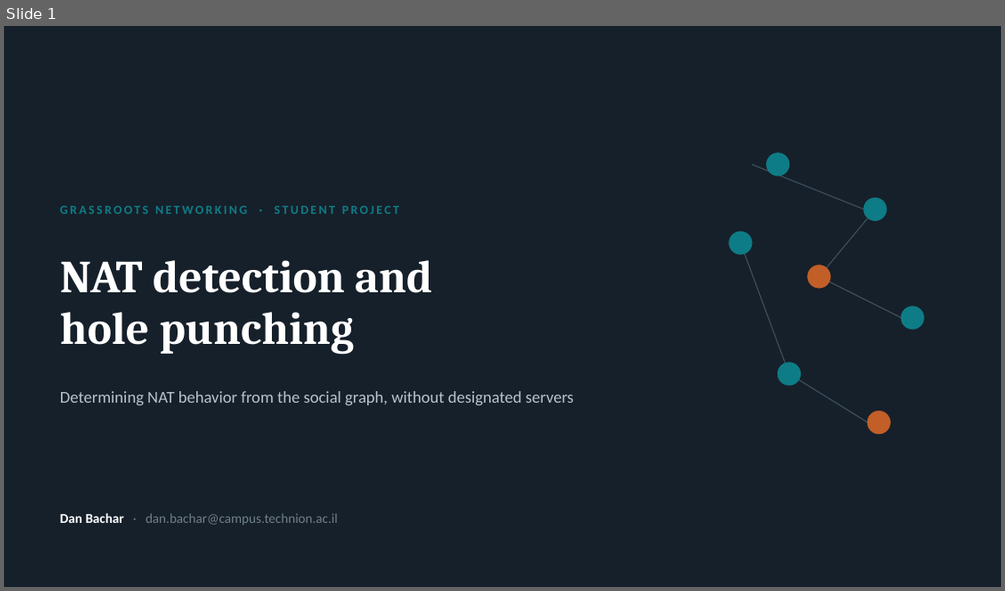
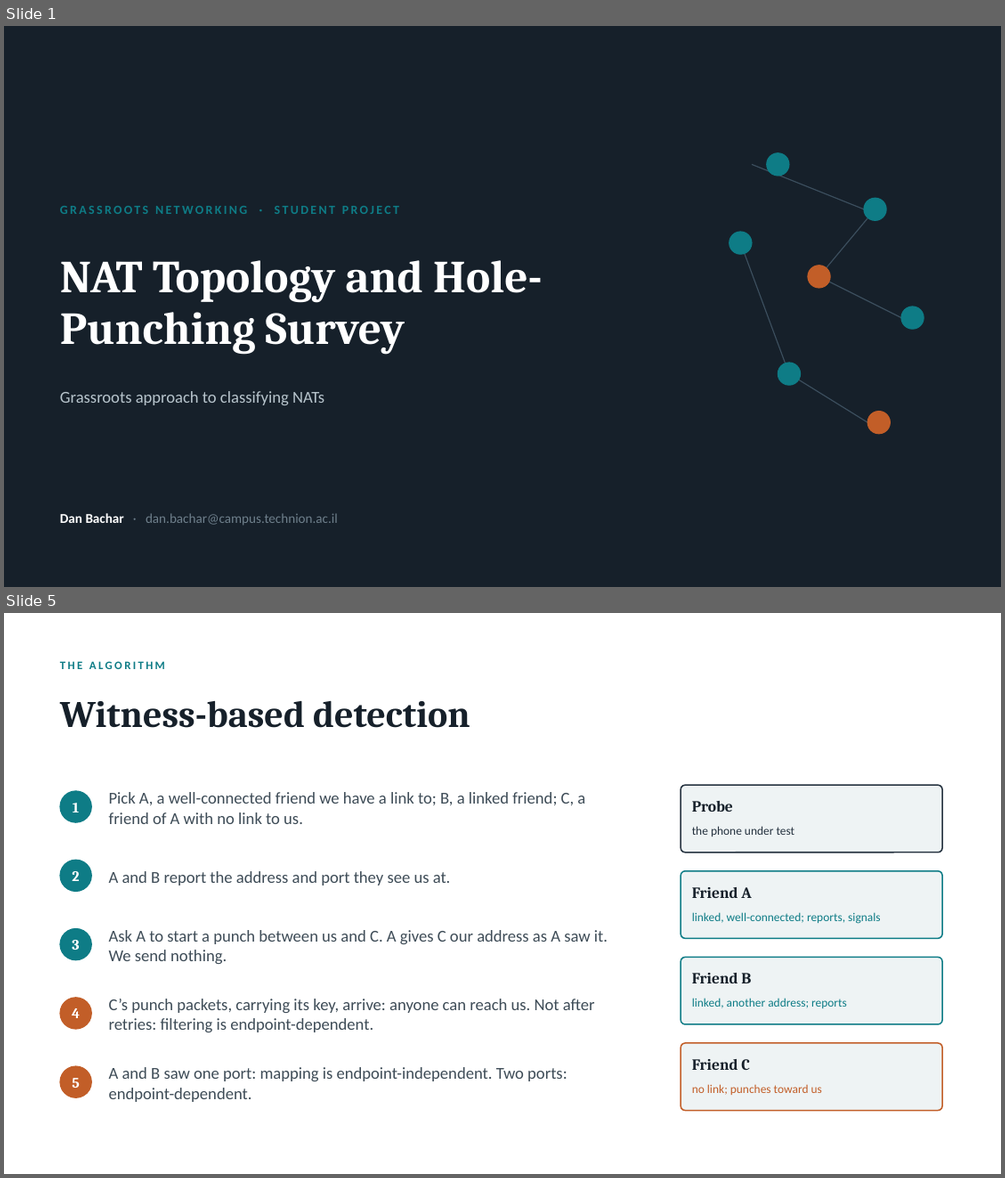
Before and after one commit to danbachar/grassroots-networking, a slide deck: docs/student-projects/grassroots-nat-project.pptx. Shown one above the other, each under a label of ours: slide 1 before the commit, slides 1 and 5 after it; the slides between them are not shown. The pictures are 1005x591 and 1005x1178 pixels, drawn with LibreOffice and Linux fonts; fonts in the diff are those of the drawing. Boxes give left, top, right and bottom in pixels: in the first picture for what was removed or moved away, otherwise in the second. Text is boxed around its words. In the diff, an @@ line names an element or a change of style, - is before the commit and + after.

```diff
--- a/docs/student-projects/grassroots-nat-project.pptx
+++ b/docs/student-projects/grassroots-nat-project.pptx
@@ slide 5 added at (x1=4, y1=613, x2=1001, y2=1174), background #FFFFFF @@
@@ text added at (x1=60, y1=661, x2=165, y2=669), 11 pt, text #0E7C86, bold @@
+THE ALGORITHM
@@ text added at (x1=60, y1=700, x2=470, y2=728), 36 pt, text #16202A, bold @@
+Witness-based detection
@@ ellipse added at (x1=60, y1=791, x2=91, y2=822), fill #0E7C86, outline #0E7C86 1 pt @@
@@ text added at (x1=109, y1=792, x2=585, y2=824), 16 pt, text #3E4C57 @@
+Pick A, a well-connected friend we have a link to; B, a linked friend; C, a friend of A with no link to us.
@@ rounded rectangle added at (x1=680, y1=785, x2=942, y2=852), fill #EEF3F4, outline #25323F 1.3 pt @@
@@ text added at (x1=73, y1=803, x2=79, y2=812), 14 pt, text #FFFFFF, bold @@
+1
@@ text added at (x1=692, y1=801, x2=733, y2=811), 15 pt, text #16202A, bold @@
+Probe
@@ text added at (x1=692, y1=826, x2=795, y2=836), 11.5 pt, text #25323F @@
+the phone under test
@@ ellipse added at (x1=60, y1=860, x2=91, y2=892), fill #0E7C86, outline #0E7C86 1 pt @@
@@ text added at (x1=72, y1=871, x2=79, y2=881), 14 pt, text #FFFFFF, bold @@
+2
@@ text added at (x1=109, y1=871, x2=451, y2=885), 16 pt, text #3E4C57 @@
+A and B report the address and port they see us at.
@@ rounded rectangle added at (x1=680, y1=871, x2=942, y2=938), fill #EEF3F4, outline #0E7C86 1.3 pt @@
@@ text added at (x1=692, y1=887, x2=751, y2=898), 15 pt, text #16202A, bold @@
+Friend A
@@ ellipse added at (x1=60, y1=929, x2=91, y2=960), fill #0E7C86, outline #0E7C86 1 pt @@
@@ text added at (x1=109, y1=930, x2=607, y2=964), 16 pt, text #3E4C57 @@
+Ask A to start a punch between us and C. A gives C our address as A saw it. We send nothing.
@@ text added at (x1=692, y1=912, x2=880, y2=924), 11.5 pt, text #0E7C86 @@
+linked, well-connected; reports, signals
@@ text added at (x1=72, y1=940, x2=79, y2=949), 14 pt, text #FFFFFF, bold @@
+3
@@ rounded rectangle added at (x1=680, y1=957, x2=942, y2=1024), fill #EEF3F4, outline #0E7C86 1.3 pt @@
@@ text added at (x1=692, y1=973, x2=751, y2=983), 15 pt, text #16202A, bold @@
+Friend B
@@ ellipse added at (x1=60, y1=997, x2=91, y2=1029), fill #C25E28, outline #C25E28 1 pt @@
@@ text added at (x1=72, y1=1008, x2=80, y2=1018), 14 pt, text #FFFFFF, bold @@
+4
@@ text added at (x1=109, y1=998, x2=595, y2=1032), 16 pt, text #3E4C57 @@
+C’s punch packets, carrying its key, arrive: anyone can reach us. Not after retries: filtering is endpoint-dependent.
@@ text added at (x1=692, y1=997, x2=847, y2=1008), 11.5 pt, text #0E7C86 @@
+linked, another address; reports
@@ ellipse added at (x1=60, y1=1066, x2=91, y2=1097), fill #C25E28, outline #C25E28 1 pt @@
@@ rounded rectangle added at (x1=680, y1=1043, x2=942, y2=1111), fill #EEF3F4, outline #C25E28 1.3 pt @@
@@ text added at (x1=692, y1=1059, x2=750, y2=1070), 15 pt, text #16202A, bold @@
+Friend C
@@ text added at (x1=72, y1=1078, x2=79, y2=1087), 14 pt, text #FFFFFF, bold @@
+5
@@ text added at (x1=109, y1=1067, x2=567, y2=1102), 16 pt, text #3E4C57 @@
+A and B saw one port: mapping is endpoint-independent. Two ports: endpoint-dependent.
@@ text added at (x1=692, y1=1084, x2=822, y2=1094), 11.5 pt, text #C25E28 @@
+no link; punches toward us
@@ slide 1 changed as well @@
@@ text at (x1=60, y1=260, x2=542, y2=354): text changed @@
-NAT detection and
-hole punching
+NAT Topology and Hole-Punching Survey
@@ text at (x1=60, y1=391, x2=324, y2=405): text changed @@
-Determining NAT behavior from the social graph, without designated servers
+Grassroots approach to classifying NATs
```
Also in this commit, not shown: 3 other slides changed, 3 other slides added, 6 slides removed, 5 other files.
